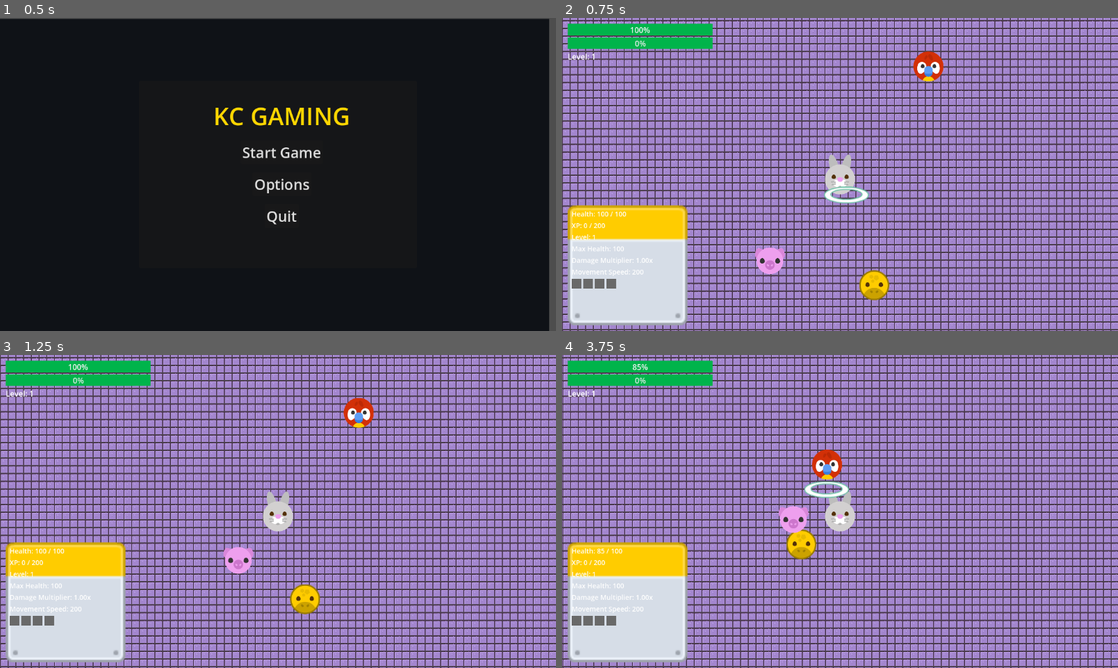
Above: before the commit, frames 1-4 (two rows, left to right).
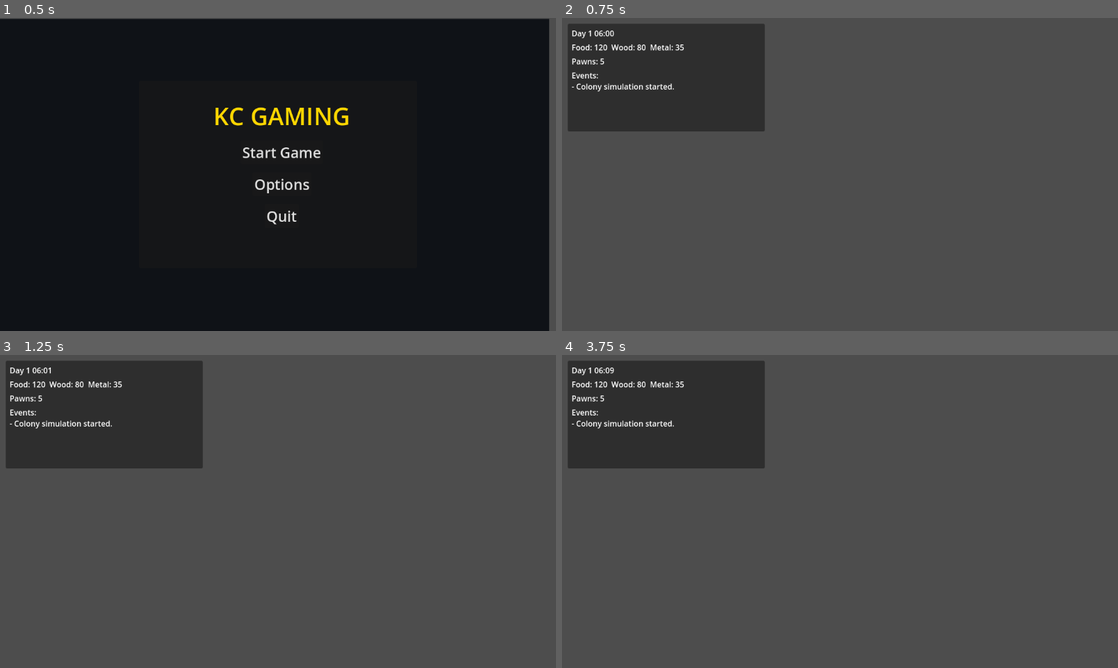
Above: after the commit, the same moments.

Repository: Matuxy79/GAME-JAM-JAN-26
Game: Godot game, scene res://src/scenes/UI/StartMenu.tscn
Two runs of this game, one before a commit and one after it. Both use one fixed random seed, a clock stepped at 60 frames per second and the inputs below.
Inputs (mouse positions are in pixels of both pictures, inside the frame that each line leads up to):
- Up to frame 1 (0.5 s): no input
- Up to frame 2 (0.75 s): click "Start Game" at 0.5 s
- Up to frame 3 (1.25 s): no input
- Up to frame 4 (3.75 s): tap Enter (ui_accept) at 1.25, 1.52 s; move the mouse to (962, 495) at 1.27 s; hold Right (move_right) 1.28-2 s; tap Space (activate_powerup_choice) at 1.35 s; click (962, 495) at 1.42 s; drag from (728, 527) to (840, 511) at 2.02 s; click (567, 417) at 2.77 s; move the mouse to (895, 442) at 3.52 s; hold Right (move_right) from 3.53 s (still down); tap Alt at 3.6 s

Frame 1 is identical in both runs. In frame 2, 93% of the frame differs, in the area x 0-100%, y 0-100%; in frame 3, 93%; in frame 4, 92%.

Commit message:
feat(colony): add phase 1 colony simulation loop
Integrates colony time/resources autoload managers, colony world scaffold, pawn-based colonist spawning, and minimal HUD with live event log for visible sim activity.

Co-authored-by: Copilot App <223556219+Copilot@users.noreply.github.com>

Diff:
--- a/new-game-project/project.godot
+++ b/new-game-project/project.godot
@@ -23,6 +23,8 @@
 BalanceDB="*res://src/scripts/model/autoload/BalanceDB.gd"
 Rng="*res://src/scripts/model/autoload/Rng.gd"
 AudioManager="*res://src/scripts/controller/autoload/AudioManager.gd"
+ColonyTime="*res://src/scripts/model/autoload/ColonyTime.gd"
+ColonyResources="*res://src/scripts/model/autoload/ColonyResources.gd"
 
 [display]
 
--- /dev/null
+++ b/new-game-project/src/scenes/ColonyGameRoot.tscn
@@ -0,0 +1,14 @@
+[gd_scene load_steps=4 format=3]
+
+[ext_resource type="Script" path="res://src/scripts/controller/scenes/ColonyGameRoot.gd" id="1_root"]
+[ext_resource type="PackedScene" path="res://src/scenes/ColonyWorld.tscn" id="2_world"]
+[ext_resource type="PackedScene" path="res://src/scenes/UI/ColonyHUD.tscn" id="3_hud"]
+
+[node name="ColonyGameRoot" type="Node2D"]
+script = ExtResource("1_root")
+
+[node name="World" parent="." instance=ExtResource("2_world")]
+
+[node name="UI" type="CanvasLayer" parent="."]
+
+[node name="ColonyHUD" parent="UI" instance=ExtResource("3_hud")]
--- /dev/null
+++ b/new-game-project/src/scenes/ColonyWorld.tscn
@@ -0,0 +1,16 @@
+[gd_scene load_steps=3 format=3]
+
+[ext_resource type="Script" path="res://src/scripts/controller/scenes/ColonyWorld.gd" id="1_world"]
+[ext_resource type="Script" path="res://src/scripts/controller/pawn/ColonistManager.gd" id="2_colonists"]
+
+[node name="ColonyWorld" type="Node2D"]
+script = ExtResource("1_world")
+
+[node name="Colonists" type="Node2D" parent="."]
+
+[node name="ColonistManager" type="Node" parent="."]
+script = ExtResource("2_colonists")
+
+[node name="Camera2D" type="Camera2D" parent="."]
+position = Vector2(640, 360)
+enabled = true
--- /dev/null
+++ b/new-game-project/src/scenes/Pawn.tscn
@@ -0,0 +1,9 @@
+[gd_scene load_steps=2 format=3]
+
+[ext_resource type="Script" path="res://src/scripts/model/pawn/Pawn.gd" id="1_pawn"]
+
+[node name="Pawn" type="CharacterBody2D"]
+script = ExtResource("1_pawn")
+
+[node name="Sprite2D" type="Sprite2D" parent="."]
+modulate = Color(0.5, 0.8, 1, 1)
--- /dev/null
+++ b/new-game-project/src/scenes/UI/ColonyHUD.tscn
@@ -0,0 +1,49 @@
+[gd_scene load_steps=2 format=3]
+
+[ext_resource type="Script" path="res://src/scripts/view/ui/ColonyHUD.gd" id="1_hud"]
+
+[node name="ColonyHUD" type="Control"]
+layout_mode = 3
+anchors_preset = 15
+anchor_right = 1.0
+anchor_bottom = 1.0
+grow_horizontal = 2
+grow_vertical = 2
+script = ExtResource("1_hud")
+
+[node name="PanelContainer" type="PanelContainer" parent="."]
+layout_mode = 0
+offset_left = 12.0
+offset_top = 12.0
+offset_right = 420.0
+offset_bottom = 220.0
+
+[node name="MarginContainer" type="MarginContainer" parent="PanelContainer"]
+layout_mode = 2
+theme_override_constants/margin_left = 8
+theme_override_constants/margin_top = 8
+theme_override_constants/margin_right = 8
+theme_override_constants/margin_bottom = 8
+
+[node name="VBoxContainer" type="VBoxContainer" parent="PanelContainer/MarginContainer"]
+layout_mode = 2
+theme_override_constants/separation = 6
+
+[node name="DayTimeLabel" type="Label" parent="PanelContainer/MarginContainer/VBoxContainer"]
+layout_mode = 2
+text = "Day 1 06:00"
+
+[node name="ResourcesLabel" type="Label" parent="PanelContainer/MarginContainer/VBoxContainer"]
+layout_mode = 2
+text = "Food: 0  Wood: 0  Metal: 0"
+
+[node name="PawnsLabel" type="Label" parent="PanelContainer/MarginContainer/VBoxContainer"]
+layout_mode = 2
+text = "Pawns: 0"
+
+[node name="EventLog" type="RichTextLabel" parent="PanelContainer/MarginContainer/VBoxContainer"]
+custom_minimum_size = Vector2(0, 120)
+layout_mode = 2
+bbcode_enabled = false
+scroll_active = false
+text = "Events:\n- Waiting for colony simulation..."
--- a/new-game-project/src/scripts/controller/autoload/EventBus.gd
+++ b/new-game-project/src/scripts/controller/autoload/EventBus.gd
@@ -47,6 +47,12 @@
 signal time_of_day_changed(hour: int)
 signal sunlight_damage_tick(damage: int)
 
+# Colony simulation signals - triggered by colony loop systems
+signal colony_time_updated(day: int, hour: int, minute: int)
+signal colony_resources_updated(food: int, wood: int, metal: int)
+signal colony_pawn_count_changed(count: int)
+signal colony_event_logged(message: String)
+
 func _ready():
 	print("EventBus initialized")
 
--- /dev/null
+++ b/new-game-project/src/scripts/controller/pawn/ColonistManager.gd
@@ -0,0 +1,41 @@
+## ColonistManager script. spawns and tracks test colonist pawns for colony loop.
+extends Node
+class_name ColonistManager
+
+const PAWN_SCENE := preload("res://src/scenes/Pawn.tscn")
+
+@export var test_colonist_count: int = 5
+@export var spawn_center: Vector2 = Vector2(640, 360)
+@export var spawn_radius: float = 120.0
+
+@onready var colonists_root: Node2D = $"../Colonists"
+
+var colonists: Array[Pawn] = []
+
+func _ready():
+	_spawn_test_colonists()
+
+func _spawn_test_colonists():
+	for child in colonists_root.get_children():
+		child.queue_free()
+	colonists.clear()
+
+	for i in range(test_colonist_count):
+		var pawn: Pawn = PAWN_SCENE.instantiate()
+		pawn.pawn_name = "Colonist %d" % (i + 1)
+		var angle = (TAU / max(float(test_colonist_count), 1.0)) * i
+		var offset = Vector2(cos(angle), sin(angle)) * spawn_radius
+		pawn.global_position = spawn_center + offset
+		colonists_root.add_child(pawn)
+		colonists.append(pawn)
+		pawn.tree_exited.connect(_on_colonist_exited.bind(pawn))
+
+	_emit_colonist_count()
+	EventBus.colony_event_logged.emit("Spawned %d test colonists." % colonists.size())
+
+func _on_colonist_exited(pawn: Pawn):
+	colonists.erase(pawn)
+	_emit_colonist_count()
+
+func _emit_colonist_count():
+	EventBus.colony_pawn_count_changed.emit(colonists.size())
--- /dev/null
+++ b/new-game-project/src/scripts/controller/scenes/ColonyGameRoot.gd
@@ -0,0 +1,9 @@
+## ColonyGameRoot script. main root for colony phase gameplay loop.
+extends Node2D
+class_name ColonyGameRoot
+
+func _ready():
+	process_mode = Node.PROCESS_MODE_ALWAYS
+	print("ColonyGameRoot initialized")
+	EventBus.game_started.emit()
+	EventBus.colony_event_logged.emit("Colony simulation started.")
--- /dev/null
+++ b/new-game-project/src/scripts/controller/scenes/ColonyWorld.gd
@@ -0,0 +1,8 @@
+## ColonyWorld script. hosts colony entities and controller nodes.
+extends Node2D
+class_name ColonyWorld
+
+@onready var colonist_manager: ColonistManager = $ColonistManager
+
+func _ready():
+	print("ColonyWorld initialized with ", colonist_manager.test_colonist_count, " test colonists")
--- /dev/null
+++ b/new-game-project/src/scripts/model/autoload/ColonyResources.gd
@@ -0,0 +1,64 @@
+## ColonyResources script. tracks core resources and updates them as time advances.
+extends Node
+
+@export var starting_food: int = 120
+@export var starting_wood: int = 80
+@export var starting_metal: int = 35
+@export var update_interval_minutes: int = 30
+
+var food: int = 120
+var wood: int = 80
+var metal: int = 35
+var colonist_count: int = 0
+var _last_processed_minute: int = -1
+
+func _ready():
+	food = max(starting_food, 0)
+	wood = max(starting_wood, 0)
+	metal = max(starting_metal, 0)
+	_setup_signals()
+	_emit_resources()
+	print("ColonyResources initialized")
+
+func _setup_signals():
+	if not EventBus.colony_time_updated.is_connected(_on_colony_time_updated):
+		EventBus.colony_time_updated.connect(_on_colony_time_updated)
+	if not EventBus.colony_pawn_count_changed.is_connected(_on_colony_pawn_count_changed):
+		EventBus.colony_pawn_count_changed.connect(_on_colony_pawn_count_changed)
+
+func _on_colony_time_updated(day: int, hour: int, minute: int):
+	var absolute_minute := ((day - 1) * 24 * 60) + (hour * 60) + minute
+	if absolute_minute == _last_processed_minute:
+		return
+	_last_processed_minute = absolute_minute
+
+	if absolute_minute > 0 and absolute_minute % update_interval_minutes == 0:
+		_apply_resource_tick()
+
+func _on_colony_pawn_count_changed(count: int):
+	colonist_count = max(count, 0)
+	_emit_resources()
+
+func _apply_resource_tick():
+	var food_consumption = max(1, colonist_count)
+	var wood_gain = 1 + int(colonist_count / 3)
+	var metal_gain = int(colonist_count / 4)
+
+	food = max(food - food_consumption, 0)
+	wood = max(wood + wood_gain, 0)
+	metal = max(metal + metal_gain, 0)
+
+	_emit_resources()
+	EventBus.colony_event_logged.emit(
+		"Resource tick: -%d food, +%d wood, +%d metal." % [food_consumption, wood_gain, metal_gain]
+	)
+
+func _emit_resources():
+	EventBus.colony_resources_updated.emit(food, wood, metal)
+
+func get_resources() -> Dictionary:
+	return {
+		"food": food,
+		"wood": wood,
+		"metal": metal
+	}
--- /dev/null
+++ b/new-game-project/src/scripts/model/autoload/ColonyTime.gd
@@ -0,0 +1,72 @@
+## ColonyTime script. drives in-game colony clock and emits time updates.
+extends Node
+
+@export var seconds_per_game_minute: float = 0.35
+@export var start_day: int = 1
+@export var start_hour: int = 6
+@export var start_minute: int = 0
+
+var current_day: int = 1
+var current_hour: int = 6
+var current_minute: int = 0
+var _time_accumulator: float = 0.0
+var simulation_running: bool = false
+
+func _ready():
+	current_day = max(start_day, 1)
+	current_hour = clamp(start_hour, 0, 23)
+	current_minute = clamp(start_minute, 0, 59)
+	_setup_signals()
+	_emit_time_update()
+	print("ColonyTime initialized at Day ", current_day, " ", _formatted_clock())
+
+func _process(delta: float):
+	if not simulation_running:
+		return
+	_time_accumulator += delta
+	while _time_accumulator >= seconds_per_game_minute:
+		_time_accumulator -= seconds_per_game_minute
+		_advance_one_minute()
+
+func _setup_signals():
+	if not EventBus.game_started.is_connected(_on_game_started):
+		EventBus.game_started.connect(_on_game_started)
+	if not EventBus.game_paused.is_connected(_on_game_paused):
+		EventBus.game_paused.connect(_on_game_paused)
+	if not EventBus.game_resumed.is_connected(_on_game_resumed):
+		EventBus.game_resumed.connect(_on_game_resumed)
+
+func _advance_one_minute():
+	current_minute += 1
+	if current_minute >= 60:
+		current_minute = 0
+		current_hour += 1
+		if current_hour >= 24:
+			current_hour = 0
+			current_day += 1
+			EventBus.colony_event_logged.emit("Day %d started." % current_day)
+	EventBus.time_of_day_changed.emit(current_hour)
+	_emit_time_update()
+
+func _emit_time_update():
+	EventBus.colony_time_updated.emit(current_day, current_hour, current_minute)
+
+func _on_game_started():
+	simulation_running = true
+	_time_accumulator = 0.0
+
+func _on_game_paused():
+	simulation_running = false
+
+func _on_game_resumed():
+	simulation_running = true
+
+func get_current_time() -> Dictionary:
+	return {
+		"day": current_day,
+		"hour": current_hour,
+		"minute": current_minute
+	}
+
+func _formatted_clock() -> String:
+	return "%02d:%02d" % [current_hour, current_minute]
--- /dev/null
+++ b/new-game-project/src/scripts/model/pawn/Pawn.gd
@@ -0,0 +1,32 @@
+## Pawn script. base colonist pawn with lightweight wandering behavior.
+extends CharacterBody2D
+class_name Pawn
+
+@export var pawn_name: String = "Colonist"
+@export var move_speed: float = 36.0
+@export var wander_radius: float = 80.0
+@export var retarget_interval: float = 2.5
+
+var _origin: Vector2
+var _target_position: Vector2
+var _retarget_timer: float = 0.0
+
+func _ready():
+	add_to_group("pawn")
+	_origin = global_position
+	_pick_next_target()
+
+func _physics_process(delta: float):
+	_retarget_timer -= delta
+	if _retarget_timer <= 0.0 or global_position.distance_to(_target_position) < 8.0:
+		_pick_next_target()
+
+	var direction := (_target_position - global_position).normalized()
+	velocity = direction * move_speed
+	move_and_slide()
+
+func _pick_next_target():
+	_retarget_timer = retarget_interval
+	var angle = Rng.randf() * TAU
+	var distance = Rng.randf_range(16.0, wander_radius)
+	_target_position = _origin + Vector2(cos(angle), sin(angle)) * distance
--- /dev/null
+++ b/new-game-project/src/scripts/view/ui/ColonyHUD.gd
@@ -0,0 +1,58 @@
+## ColonyHUD script. shows colony time/resources/pawn count and live colony event log.
+extends Control
+class_name ColonyHUD
+
+@onready var day_time_label: Label = $PanelContainer/MarginContainer/VBoxContainer/DayTimeLabel
+@onready var resources_label: Label = $PanelContainer/MarginContainer/VBoxContainer/ResourcesLabel
+@onready var pawns_label: Label = $PanelContainer/MarginContainer/VBoxContainer/PawnsLabel
+@onready var event_log: RichTextLabel = $PanelContainer/MarginContainer/VBoxContainer/EventLog
+
+var _event_lines: Array[String] = []
+const MAX_EVENT_LINES := 6
+
+func _ready():
+	_setup_signals()
+	_sync_initial_state()
+
+func _setup_signals():
+	if not EventBus.colony_time_updated.is_connected(_on_colony_time_updated):
+		EventBus.colony_time_updated.connect(_on_colony_time_updated)
+	if not EventBus.colony_resources_updated.is_connected(_on_colony_resources_updated):
+		EventBus.colony_resources_updated.connect(_on_colony_resources_updated)
+	if not EventBus.colony_pawn_count_changed.is_connected(_on_colony_pawn_count_changed):
+		EventBus.colony_pawn_count_changed.connect(_on_colony_pawn_count_changed)
+	if not EventBus.colony_event_logged.is_connected(_on_colony_event_logged):
+		EventBus.colony_event_logged.connect(_on_colony_event_logged)
+
+func _sync_initial_state():
+	day_time_label.text = "Day 1 06:00"
+	resources_label.text = "Food: 0  Wood: 0  Metal: 0"
+	pawns_label.text = "Pawns: 0"
+	event_log.text = "Events:\n- Waiting for colony simulation..."
+
+	var colony_time = get_node_or_null("/root/ColonyTime")
+	if colony_time and colony_time.has_method("get_current_time"):
+		var time_data: Dictionary = colony_time.get_current_time()
+		_on_colony_time_updated(time_data.get("day", 1), time_data.get("hour", 6), time_data.get("minute", 0))
+
+	var colony_resources = get_node_or_null("/root/ColonyResources")
+	if colony_resources and colony_resources.has_method("get_resources"):
+		var resources: Dictionary = colony_resources.get_resources()
+		_on_colony_resources_updated(resources.get("food", 0), resources.get("wood", 0), resources.get("metal", 0))
+
+	_on_colony_pawn_count_changed(get_tree().get_nodes_in_group("pawn").size())
+
+func _on_colony_time_updated(day: int, hour: int, minute: int):
+	day_time_label.text = "Day %d %02d:%02d" % [day, hour, minute]
+
+func _on_colony_resources_updated(food: int, wood: int, metal: int):
+	resources_label.text = "Food: %d  Wood: %d  Metal: %d" % [food, wood, metal]
+
+func _on_colony_pawn_count_changed(count: int):
+	pawns_label.text = "Pawns: %d" % count
+
+func _on_colony_event_logged(message: String):
+	_event_lines.append("- " + message)
+	while _event_lines.size() > MAX_EVENT_LINES:
+		_event_lines.remove_at(0)
+	event_log.text = "Events:\n" + "\n".join(_event_lines)
--- a/new-game-project/src/scripts/view/ui/StartMenu.gd
+++ b/new-game-project/src/scripts/view/ui/StartMenu.gd
@@ -5,7 +5,7 @@
 # Start menu screen. Handles start/options/quit clicks and kicks off the game scene.
 
 # Where to load the game
-const GAME_SCENE_PATH := "res://src/scenes/GameRoot.tscn"
+const GAME_SCENE_PATH := "res://src/scenes/ColonyGameRoot.tscn"
 
 # Buttons and popup
 @onready var start_button: Button = $MarginContainer/Panel/VBoxContainer/StartButton
